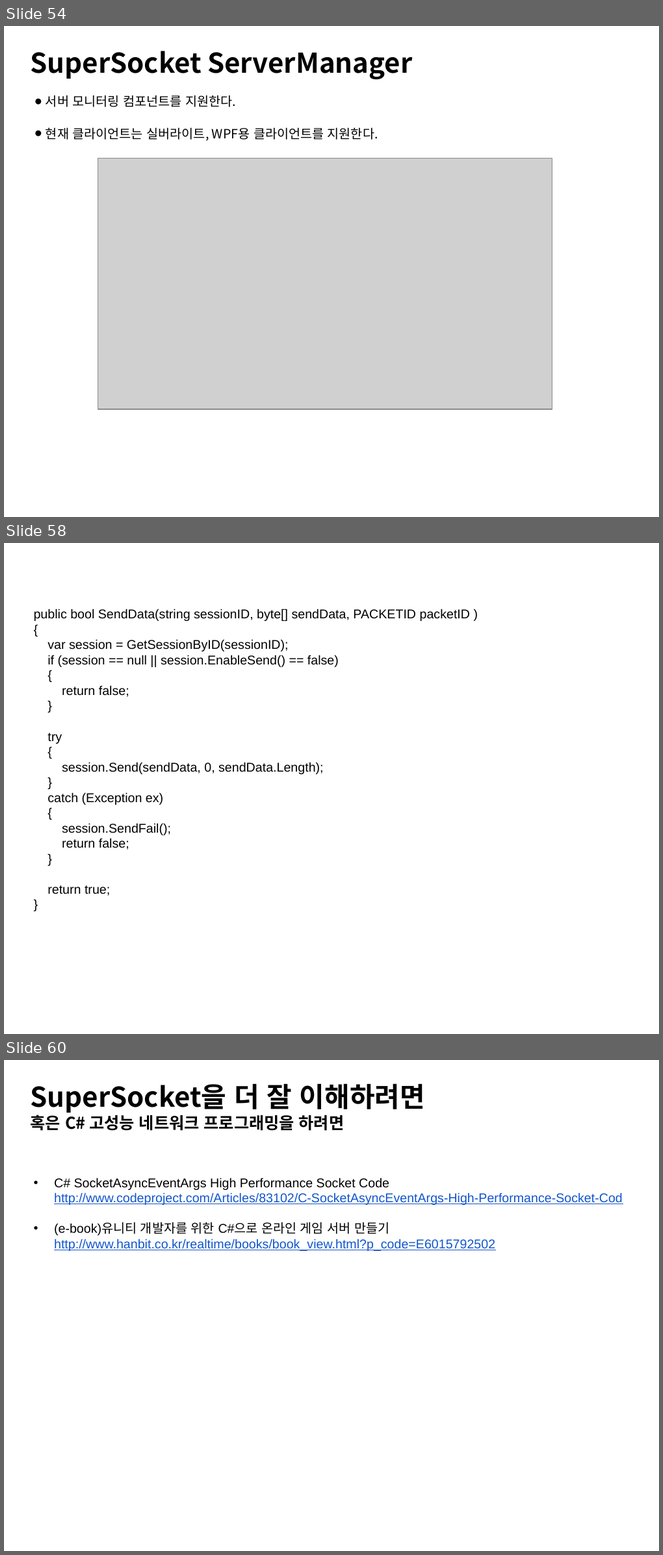
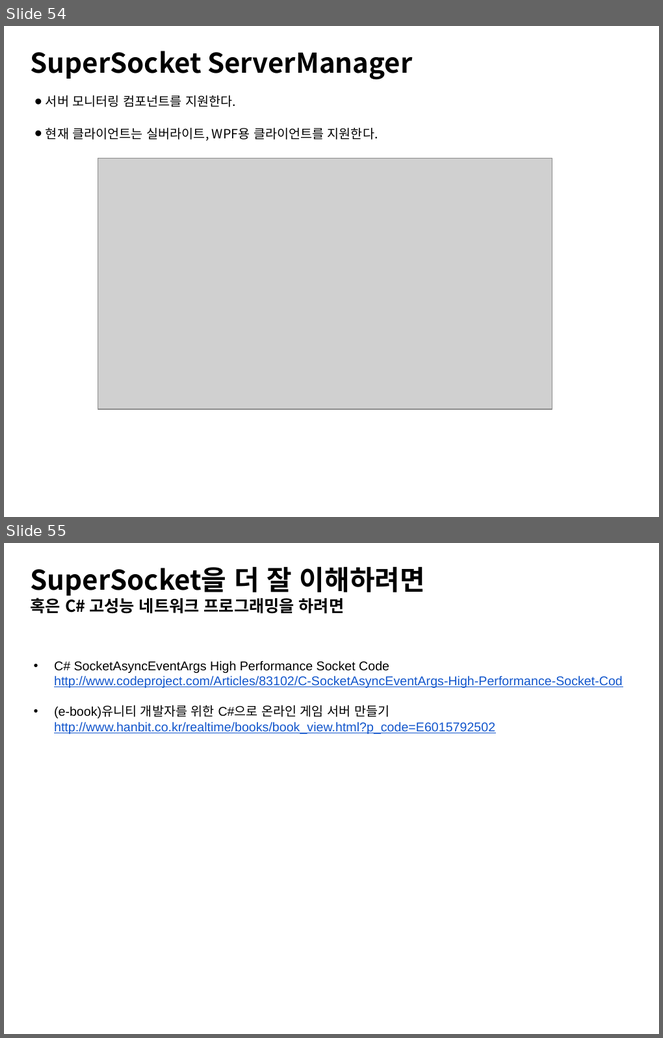
Before and after one commit to jacking75/conf_kgc2016_SuperSocket, a slide deck: {KGC2016]오픈소스 네트워크 엔진 SuperSocket 사용하기.pptx. Shown one above the other, each under a label of ours: slides 54, 58 and 60 before the commit, slides 54 and 55 after it; the slides between them are not shown. The pictures are 663x1555 and 663x1038 pixels, drawn with LibreOffice and Linux fonts; fonts in the diff are those of the drawing; grey boxes stand for pictures. Boxes give left, top, right and bottom in pixels: in the first picture for what was removed or moved away, otherwise in the second. Text is boxed around its words. In the diff, an @@ line names an element or a change of style, - is before the commit and + after.

```diff
--- a/{KGC2016]오픈소스 네트워크 엔진 SuperSocket 사용하기.pptx
+++ b/{KGC2016]오픈소스 네트워크 엔진 SuperSocket 사용하기.pptx
@@ slide 58 removed at box(4, 543, 659, 1034), background #FFFFFF @@
@@ text removed at box(34, 609, 470, 896) @@
-public bool SendData(string sessionID, byte[] sendData, PACKETID packetID )
-{
-var session = GetSessionByID(sessionID);
-if (session == null || session.EnableSend() == false)
-{
-return false;
-}
-try
-{
-session.Send(sendData, 0, sendData.Length);
-}
-catch (Exception ex)
-{
-session.SendFail();
-return false;
-}
-return true;
-}
@@ what was slide 60 is now slide 55 @@
```
Also in this commit, not shown: 4 slides changed, 1 slide added, 4 other slides removed.
